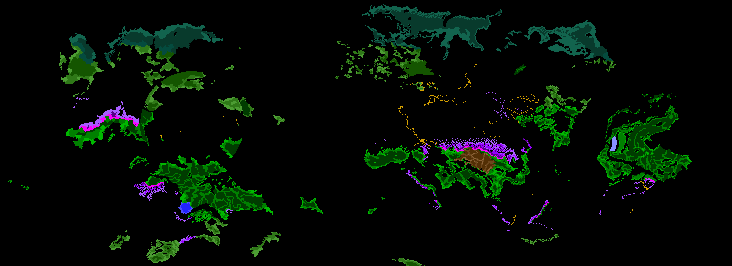
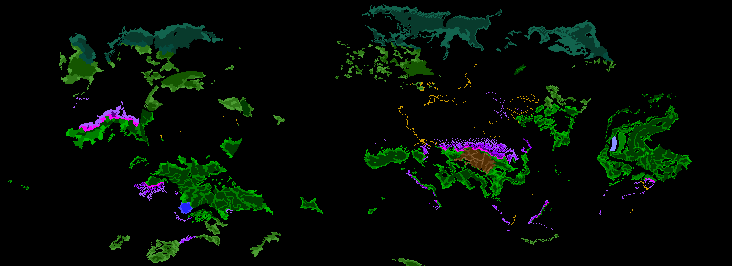
Before/after of a 732×266 layered artwork. What changed in the layer stack:
painted on "trees.bmp" over [left=125, top=51, right=438, bottom=232]
